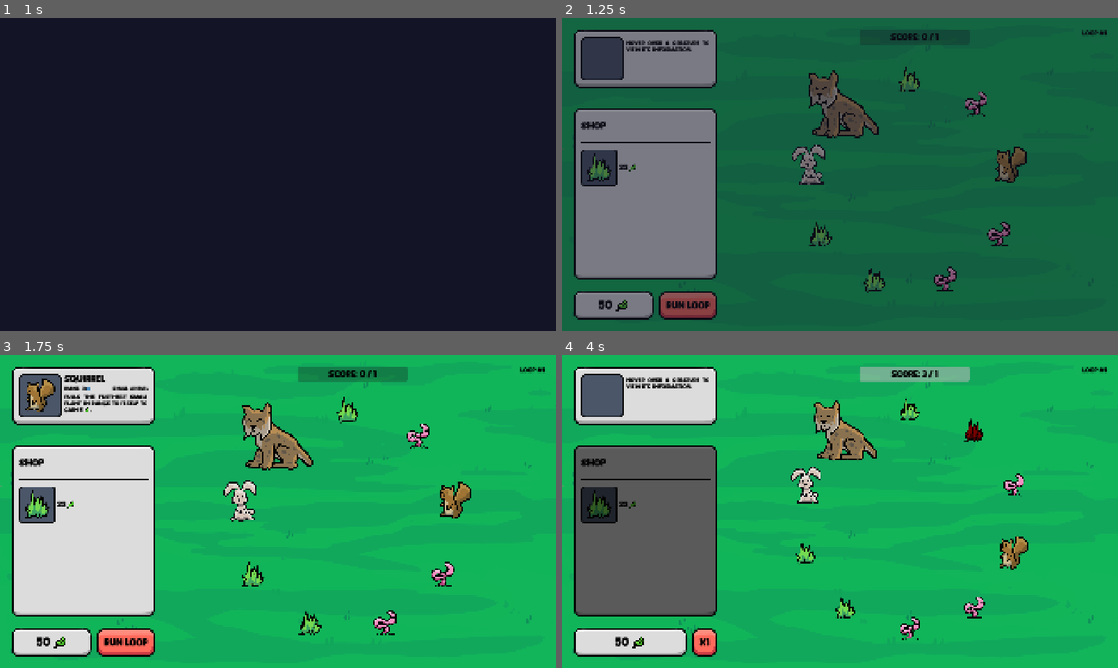
Above: before the commit, frames 1-4 (two rows, left to right).
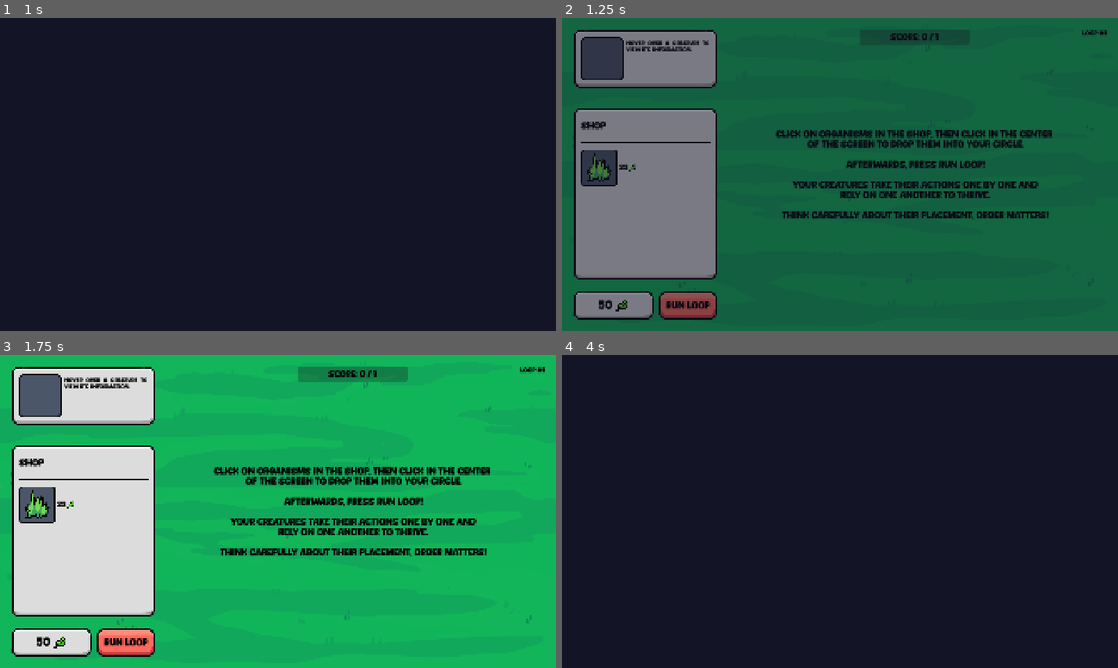
Above: after the commit, the same moments.

Repository: elliotfontaine/gmtk-2025-submission
Game: Godot game, scene res://scenes/main_menu.tscn
The game is run twice, just before and just after one commit, with the same random seed, the same clock (stepped at 60 frames per second) and the same inputs. The engine's default icon, where the game draws it, is replaced by a stand-in: a white triangle on a blue panel in a dark square.
Inputs (mouse positions are in pixels of both pictures, inside the frame that each line leads up to):
- Up to frame 1 (1 s): click "play." at 0.5 s
- Up to frame 2 (1.25 s): no input
- Up to frame 3 (1.75 s): tap Enter at 1.25 s; drag from (344, 417) to (450, 502) at 1.27 s
- Up to frame 4 (4 s): click (606, 505) at 2 s; click "Run Loop" at 2.75 s; click (840, 539) at 3.5 s, where only the run after the commit has a clickable "try again"

Frame 1 is identical in both runs. In frame 2, 7.3% of the frame differs, in the area x 38-89%, y 15-88%; in frame 3, 9.3%; in frame 4, 99%, in the area x 0-100%, y 0-100%.

Commit message:
Update world.gd

Diff:
--- a/scenes/world.gd
+++ b/scenes/world.gd
@@ -61,15 +61,6 @@
 
 func _ready() -> void:
 	money = money # (to trigger label update)
-	add_creature(1,Constants.SPECIES.GRASS)
-	add_creature(1,Constants.SPECIES.WORM)
-	add_creature(1,Constants.SPECIES.SQUIRREL)
-	add_creature(1,Constants.SPECIES.WORM)
-	add_creature(1,Constants.SPECIES.WORM)
-	add_creature(1,Constants.SPECIES.GRASS)
-	add_creature(1,Constants.SPECIES.GRASS)
-	add_creature(1,Constants.SPECIES.BUNNY)
-	add_creature(1,Constants.SPECIES.LYNX)
 	next_level()
 
 ##to call whenever you affect the number of creatures in the loop
